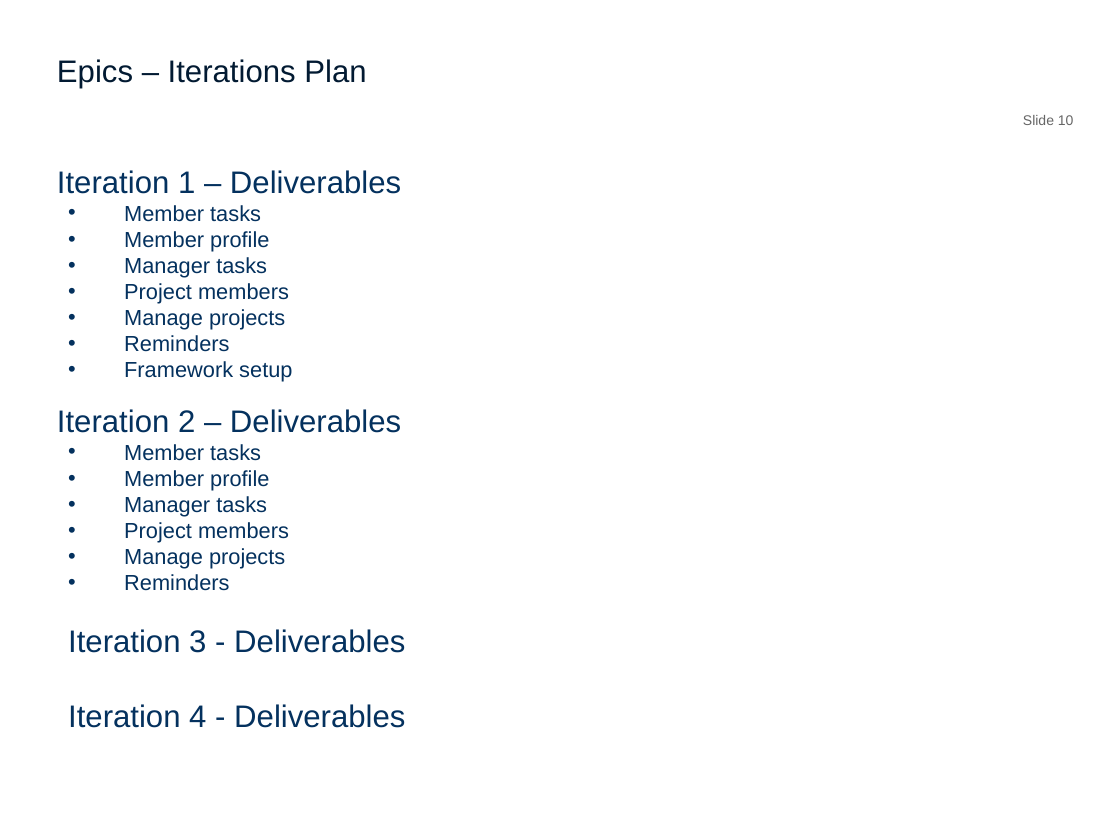
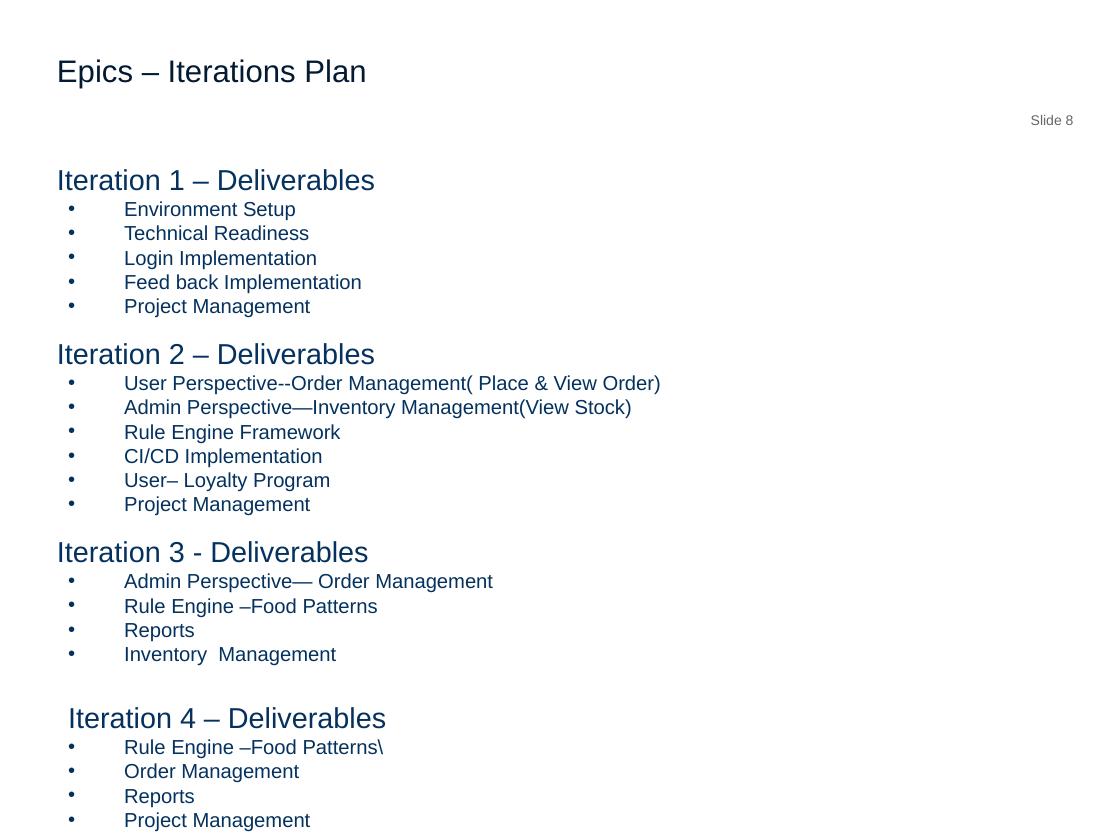
Before and after one commit to syedmehdifaraz/CateringService, a slide deck: slide 8 of Inception/CateringServices_InceptionPresentation_v1.pptx (slide 10 before the commit). Drawn at 1120x840 pixels with LibreOffice and Linux fonts; fonts in the diff are those of the drawing; background and template pictures are left out. Boxes give left, top, right and bottom in pixels: in the first picture for what was removed or moved away, otherwise in the second. Text is boxed around its words. In the diff, an @@ line names an element or a change of style, - is before the commit and + after.

Commit message:
Updated the  slides

```diff
--- a/Inception/CateringServices_InceptionPresentation_v1.pptx
+++ b/Inception/CateringServices_InceptionPresentation_v1.pptx
@@ page number at (x1=1031, y1=115, x2=1074, y2=125): text changed @@
-Slide 10
+Slide 8
@@ text at (x1=57, y1=169, x2=375, y2=563): size 20 to 18.5 pt in "Iteration 1 – Deliverables", "Iteration 2 – Deliverables", "Iteration 3 - Deliverables"; list level 3 to 1 in "Iteration 3 - Deliverables" @@
@@ text at (x1=124, y1=201, x2=362, y2=318): text changed; size 14 to 12.9 pt @@
-    • Member tasks
-    • Member profile
-    • Manager tasks
-    • Project members
-    • Manage projects
-    • Reminders
-    • Framework setup
+    • Environment Setup
+    • Technical Readiness
+    • Login Implementation
+    • Feed back Implementation
+    • Project Management
@@ text at (x1=124, y1=375, x2=661, y2=516): text changed; size 14 to 12.9 pt @@
-    • Member tasks
-    • Member profile
-    • Manager tasks
-    • Project members
-    • Manage projects
-    • Reminders
+    • User Perspective--Order Management( Place & View Order)
+    • Admin Perspective—Inventory Management(View Stock)
+    • Rule Engine Framework
+    • CI/CD Implementation
+    • User– Loyalty Program
+    • Project Management
@@ text at (x1=68, y1=573, x2=493, y2=808): text changed; size 20 to 12.9 pt @@
-    Iteration 4 - Deliverables
+    • Admin Perspective— Order Management
+    • Rule Engine –Food Patterns
+    • Reports
+    • Inventory Management
+    Iteration 4 – Deliverables
+    • Rule Engine –Food Patterns\
+    • Order Management
+    • Reports
+    • Project Management
```
Also in this commit, not shown: 5 other slides changed, 2 slides removed.
